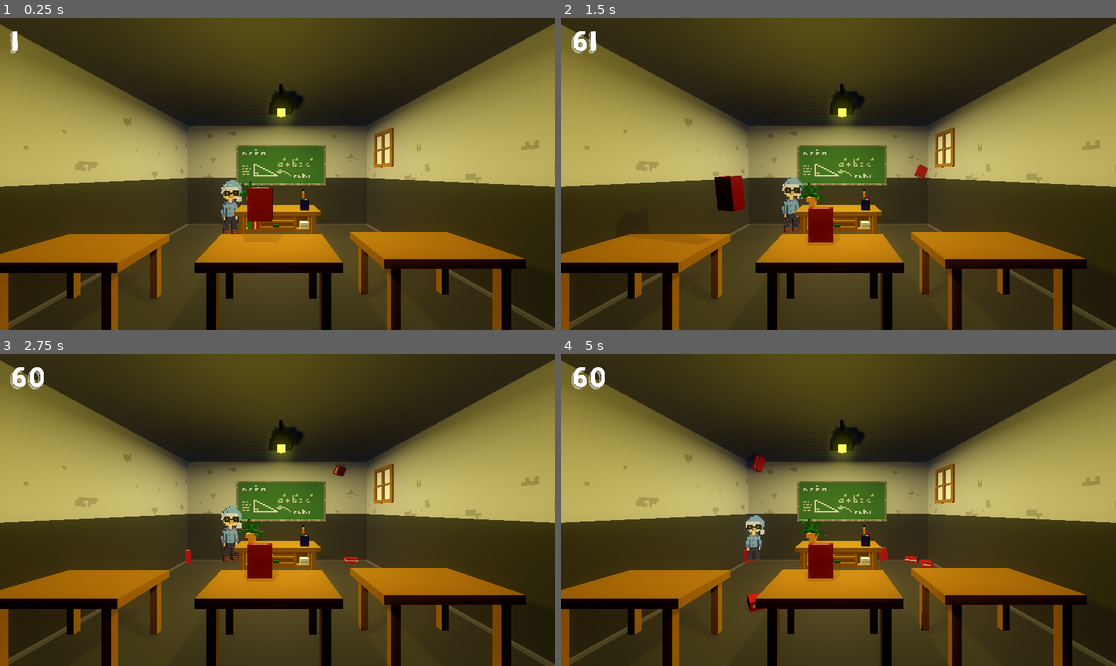
Above: before the commit, frames 1-4 (two rows, left to right).
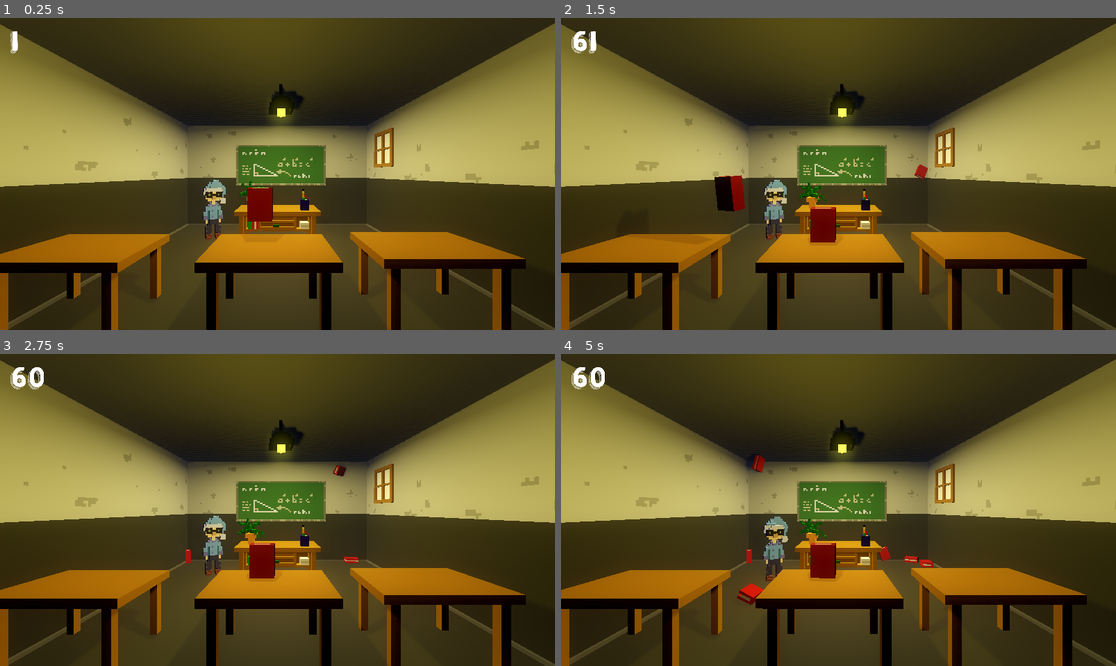
Above: after the commit, the same moments.

Repository: MoFa-Development/TheAbsolutelyTrueGame
Game: Godot game, scene res://scenes/Room.tscn
Two runs of this game, one before a commit and one after it. Both use one fixed random seed, a clock stepped at 60 frames per second and the inputs below.
Inputs (mouse positions are in pixels of both pictures, inside the frame that each line leads up to):
- Up to frame 1 (0.25 s): no input
- Up to frame 2 (1.5 s): move the mouse to (960, 158) at 0.52 s; click (960, 158) at 0.67 s; drag from (727, 189) to (810, 236) at 1.27 s
- Up to frame 3 (2.75 s): move the mouse to (333, 441) at 2.02 s; click (333, 441) at 2.17 s
- Up to frame 4 (5 s): drag from (810, 572) to (672, 463) at 2.77 s; move the mouse to (1005, 556) at 3.52 s; click (1005, 556) at 3.67 s; drag from (672, 463) to (755, 432) at 4.27 s

The runs differ from the first frame. In frame 1, 0.8% of the frame differs, in the area x 36-55%, y 51-72%; in frame 2, 0.9%; in frame 3, 0.9%; in frame 4, 1.3%, in the area x 31-85%, y 51-89%.

Commit message:
Try to fix MrP's movement

Diff:
--- a/src/project.godot
+++ b/src/project.godot
@@ -10,6 +10,7 @@
 
 _global_script_classes=[  ]
 _global_script_class_icons={
+
 }
 
 [application]
--- a/src/scenes/Room.tscn
+++ b/src/scenes/Room.tscn
@@ -157,3 +157,4 @@
 transform = Transform( 1, 0, 0, 0, 1, 0, 0, 0, 1, -4.2, 0.2, -2.4 )
 
 [node name="MrP" parent="." instance=ExtResource( 1 )]
+transform = Transform( 0.905672, 0, 0.423978, 0, 1, 0, -0.423978, 0, 0.905672, -3.03158, 0, -9.30065 )
--- a/src/scenes/characters/MrP.tscn
+++ b/src/scenes/characters/MrP.tscn
@@ -6,16 +6,24 @@
 [sub_resource type="GDScript" id=1]
 script/source = "extends KinematicBody
 
-onready var goalPos = global_transform.origin
-onready var goalRot = rotation
+onready var goalDir = Vector3(0, 0, 0)
+onready var goalRot = rotation.y
+
+var move = true
 
 func _on_Timer_timeout():
-	goalPos += Vector3(rand_range(-60, 60), rand_range(-60, 60), rand_range(-60, 60))
-	goalRot += Vector3(rand_range(-60, 60), rand_range(-60, 60), rand_range(-60, 60))
+	if move:
+		goalDir = transform.origin.direction_to($RayCast.cast_to)
+		move = false
+
+	else:
+		goalRot = rand_range(-5, 5)
+		move = true
+		goalDir = Vector3.ZERO
 
 func _process(delta):
-	move_and_slide(lerp(global_transform.origin, goalPos, 0.3))
-	transform.rotated(lerp(rotation, goalRot, 0.3), 0)
+	move_and_slide(goalDir)
+	rotation.y = lerp(rotation.y, goalRot, 0.2)
 "
 
 [sub_resource type="SpatialMaterial" id=2]
@@ -28,15 +36,20 @@
 script = SubResource( 1 )
 
 [node name="MrP" type="MeshInstance" parent="."]
-transform = Transform( 0.908711, 0, 0.417423, 0, 1, 0, -0.417423, 0, 0.908711, -2.26071, 0.14, -10 )
+transform = Transform( 0.999999, 0, 0, 0, 1, 0, 0, 0, 0.999999, 0, 0, 0 )
 mesh = ExtResource( 2 )
 material/0 = SubResource( 2 )
 
 [node name="CollisionShape" type="CollisionShape" parent="."]
-transform = Transform( 0.908711, 0, 0.417423, 0, 1, 0, -0.417423, 0, 0.908711, -2.26071, 0.14, -10 )
+transform = Transform( 0.999999, 0, 0, 0, 1, 0, 0, 0, 0.999999, 0, 0, 0 )
 shape = SubResource( 3 )
 
 [node name="Timer" type="Timer" parent="."]
 wait_time = 4.0
 autostart = true
+
+[node name="RayCast" type="RayCast" parent="."]
+transform = Transform( 1, 0, 0, 0, 1, 0, 0, 0, 1, 0, 2.376, 0 )
+enabled = true
+cast_to = Vector3( 0, 0, 1 )
 [connection signal="timeout" from="Timer" to="." method="_on_Timer_timeout"]
Not shown: 3 places in src/scenes/Room.tscn that only renumber resources
